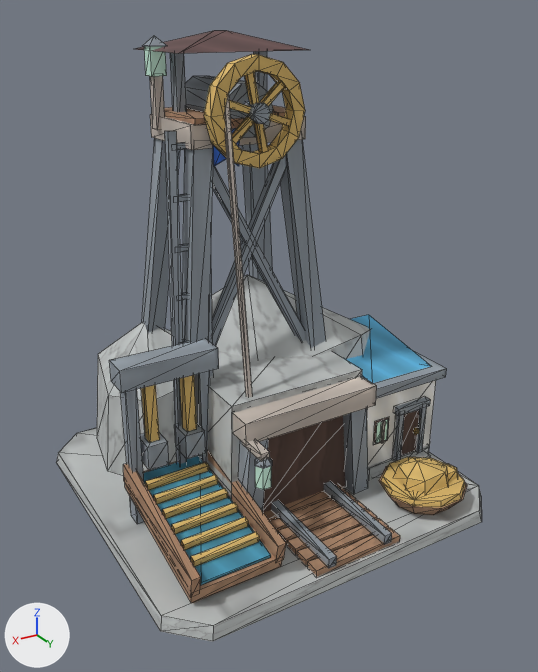
The glTF model Assets/GodSim/Art/Models/Buildings/Human/Extraction/bld_human_gold_mine_future_v0.glb, before and after one commit.
Rendered twice from a 50 mm lens placed at (1.75, 3.01, 2.35), pointed at (0.01, 0.11, 0.9). The axes (+X, +Y, +Z) are drawn at lower left. The lights are the same throughout. The older version comes first. Mesh edges are drawn as thin lines. Vertices at exactly the same position are counted once.

In view in the first picture: 'LOD0'.
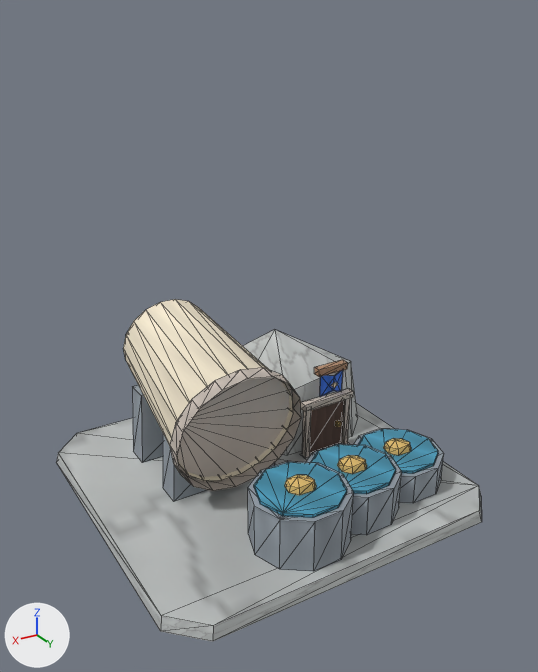
Where the change shows, as pixel boxes (x1, y1, x2, y2) in the pictures (538 x 672 px; the box of a moved part takes in the faces that stretch with it):
'LOD0', reshaped (44% shorter)
    before: (56, 30, 482, 642)
    after: (56, 299, 482, 642)
part 1 of me_lod0, moved or reshaped
    before: (381, 457, 465, 508)
    after: (354, 429, 444, 503)
part 2 of me_lod0, moved or reshaped
    before: (394, 458, 448, 494)
    after: (243, 329, 358, 456)
part 3 of me_lod0, added (cyan)
    after: (358, 429, 438, 474)
part 4 of me_lod0, moved or reshaped
    before: (439, 463, 458, 481)
    after: (383, 438, 411, 455)
part 5 of me_lod0, moved or reshaped
    before: (380, 420, 385, 443)
    after: (301, 389, 354, 412)
part 6 of me_lod0, moved or reshaped
    before: (393, 415, 404, 461)
    after: (341, 399, 350, 444)
part 7 of me_lod0, moved or reshaped
    before: (373, 350, 446, 398)
    after: (314, 360, 348, 377)
part 8 of me_lod0, moved or reshaped
    before: (213, 129, 239, 166)
    after: (320, 371, 343, 397)
part 9 of me_lod0, moved or reshaped
    before: (413, 428, 419, 434)
    after: (335, 421, 341, 427)
part 10 of me_lod0, added (cyan)
    after: (310, 444, 396, 494)
part 11 of me_lod0, moved or reshaped
    before: (208, 351, 362, 498)
    after: (302, 410, 311, 457)
part 12 of me_lod0, moved or reshaped
    before: (211, 275, 370, 360)
    after: (337, 455, 367, 474)
part 13 of me_lod0, added
    after: (248, 462, 353, 572)
part 14 of me_lod0, added (cyan)
    after: (254, 462, 347, 518)
part 15 of me_lod0, moved or reshaped
    before: (97, 322, 176, 476)
    after: (284, 475, 316, 495)
part 16 of me_lod0, added
    after: (123, 299, 293, 481)
part 17 of me_lod0, added
    after: (170, 368, 301, 491)
part 18 of me_lod0, deleted
    before: (109, 30, 431, 597)
part 19 of me_lod0, moved or reshaped
    before: (125, 131, 467, 603)
    after: (132, 382, 402, 535)

The change, as a list of edits to the scene's bpy script:
```text
Change me_lod0:
    remove me_lod0.from_pydata(...)  # 892 vertices, 1206 faces; spans x -0.92..0.92, y -0.9..0.9, z 0.0..2.29
    add me_lod0.from_pydata(...)  # 348 vertices, 464 faces; spans x -0.92..0.92, y -0.9..0.9, z 0.0..0.89
    me_lod0 part 1: the loose piece of 20 vertices spanning x -0.79..-0.36, y 0.46..0.86, z 0.16..0.19 is scaled about its middle by (1.17, 1.17, 5.71), then moved by (-0.01, -0.22, -0.03)
    me_lod0 part 2: the loose piece of 15 vertices spanning x -0.69..-0.43, y 0.54..0.78, z 0.18..0.29 is scaled about its middle by (2.99, 3.08, 5.36), then moved by (0.15, -1.04, 0.13)
    me_lod0 part 3: the loose piece of 20 vertices spanning x -0.79..-0.36, y 0.46..0.86, z 0.16..0.19 is copied, and the copy is scaled about its middle by (1.03, 1.03, 0), then moved by (-0.01, -0.22, 0.06); it spans x -0.8..-0.37, y 0.24..0.64, z 0.23..0.24
    me_lod0 part 4: the loose piece of 15 vertices spanning x -0.75..-0.62, y 0.63..0.75, z 0.18..0.25 is scaled about its middle by (1.05, 1, 0.712), then moved by (0.11, -0.25, 0.06)
    me_lod0 part 5: the loose piece of 8 vertices spanning x -0.53..-0.52, y 0.37..0.39, z 0.27..0.4 is scaled about its middle by (23.4, 2.75, 0.289), then moved by (0.1, -0.36, 0.05)
    me_lod0 part 6: the loose piece of 8 vertices spanning x -0.65..-0.62, y 0.36..0.39, z 0.12..0.43 is scaled about its middle by (1, 1, 1.06), then moved by (0.09, -0.36, -0.06)
    me_lod0 part 7: the loose piece of 8 vertices spanning x -0.92..-0.39, y -0.31..0.4, z 0.56..0.61 is scaled about its middle by (0.36, 0.0651, 0.769), then moved by (0.2, -0.06, -0.03)
    me_lod0 part 8: the loose piece of 6 vertices spanning x 0.09..0.22, y -0.04..-0.01, z 1.71..1.89 is scaled about its middle by (1.14, 1, 0.843), then moved by (-0.61, 0.03, -1.34)
    me_lod0 part 9: the loose piece of 8 vertices spanning x -0.77..-0.75, y 0.37..0.39, z 0.25..0.28 is moved by (0.26, -0.36, -0.06)
    me_lod0 part 10: the loose piece of 20 vertices spanning x -0.79..-0.36, y 0.46..0.86, z 0.16..0.19 is copied, and the copy is scaled about its middle by (1.03, 1.03, 0.536), then moved by (0.35, -0.14, 0.12); it spans x -0.44..0.0, y 0.32..0.72, z 0.28..0.3
    me_lod0 part 11: the loose piece of 8 vertices spanning x -0.41..0.38, y -0.27..0.37, z 0.07..0.72 is scaled about its middle by (0.0375, 0.055, 0.495), then moved by (-0.27, -0.04, -0.17)
    me_lod0 part 12: the loose piece of 15 vertices spanning x -0.88..0.34, y -0.89..0.19, z 0.06..1.03 is scaled about its middle by (0.112, 0.109, 0.0536), then moved by (0.05, 0.87, -0.23)
    me_lod0 part 13: the loose piece of 20 vertices spanning x -0.79..-0.36, y 0.46..0.86, z 0.16..0.19 is copied, and the copy is scaled about its middle by (1.17, 1.17, 9.64), then moved by (0.71, -0.06, 0.03); it spans x -0.1..0.38, y 0.37..0.83, z 0.07..0.34
    me_lod0 part 14: the loose piece of 20 vertices spanning x -0.79..-0.36, y 0.46..0.86, z 0.16..0.19 is copied, and the copy is scaled about its middle by (1.03, 1.03, 0), then moved by (0.71, -0.06, 0.17); it spans x -0.08..0.35, y 0.4..0.8, z 0.34..0.35
    me_lod0 part 15: the loose piece of 15 vertices spanning x -0.07..0.73, y -0.86..-0.12, z 0.06..0.84 is scaled about its middle by (0.171, 0.158, 0.0667), then moved by (-0.19, 1.09, -0.07)
    me_lod0 part 16: a new loose piece of 36 vertices spanning x -0.1..0.56, y -0.73..0.23, z 0.14..0.89, in mat_godsim_buildings
    me_lod0 part 17: a new loose piece of 32 vertices spanning x -0.12..0.58, y 0.06..0.28, z 0.11..0.81, in mat_godsim_buildings
    me_lod0 part 18: 80 loose pieces with 676 vertices, spanning x -0.91..0.8, y -0.61..0.88, z 0.0..2.29, are deleted
    me_lod0 part 19: 59 vertices removed from x -0.89..0.78, y -0.27..0.87, z 0.06..1.88; 43 vertices added at x -0.55..0.54, y -0.53..0.75, z 0.06..0.49
    other edits to the shape of me_lod0 do not show in these pictures
```
